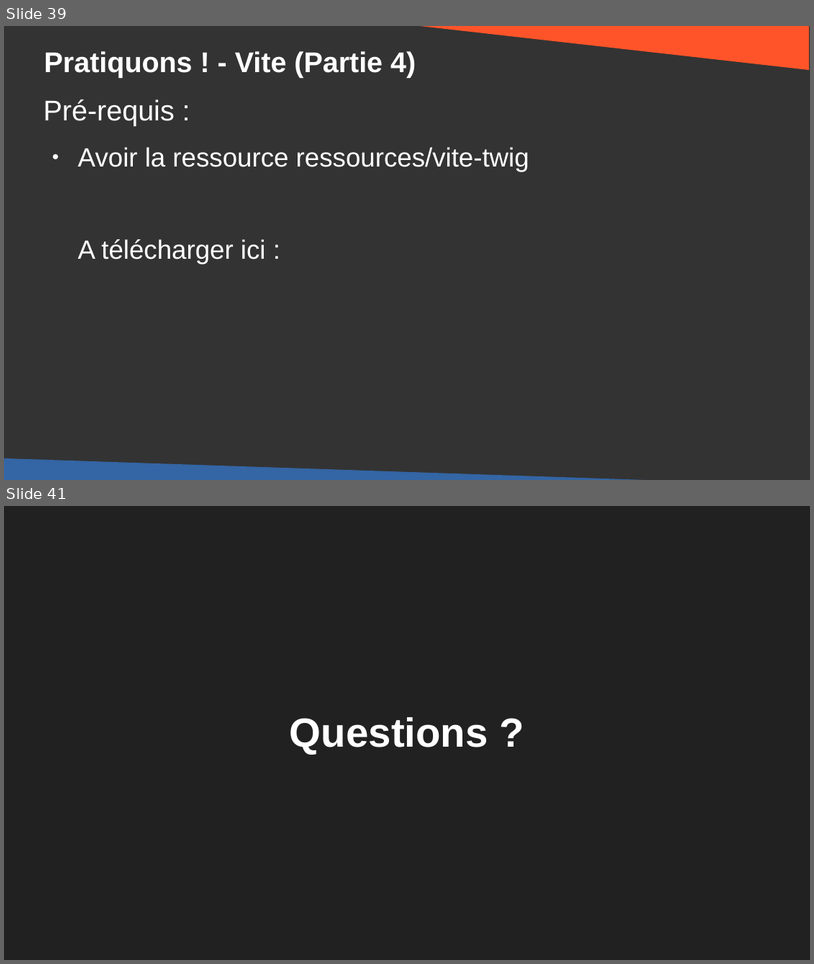
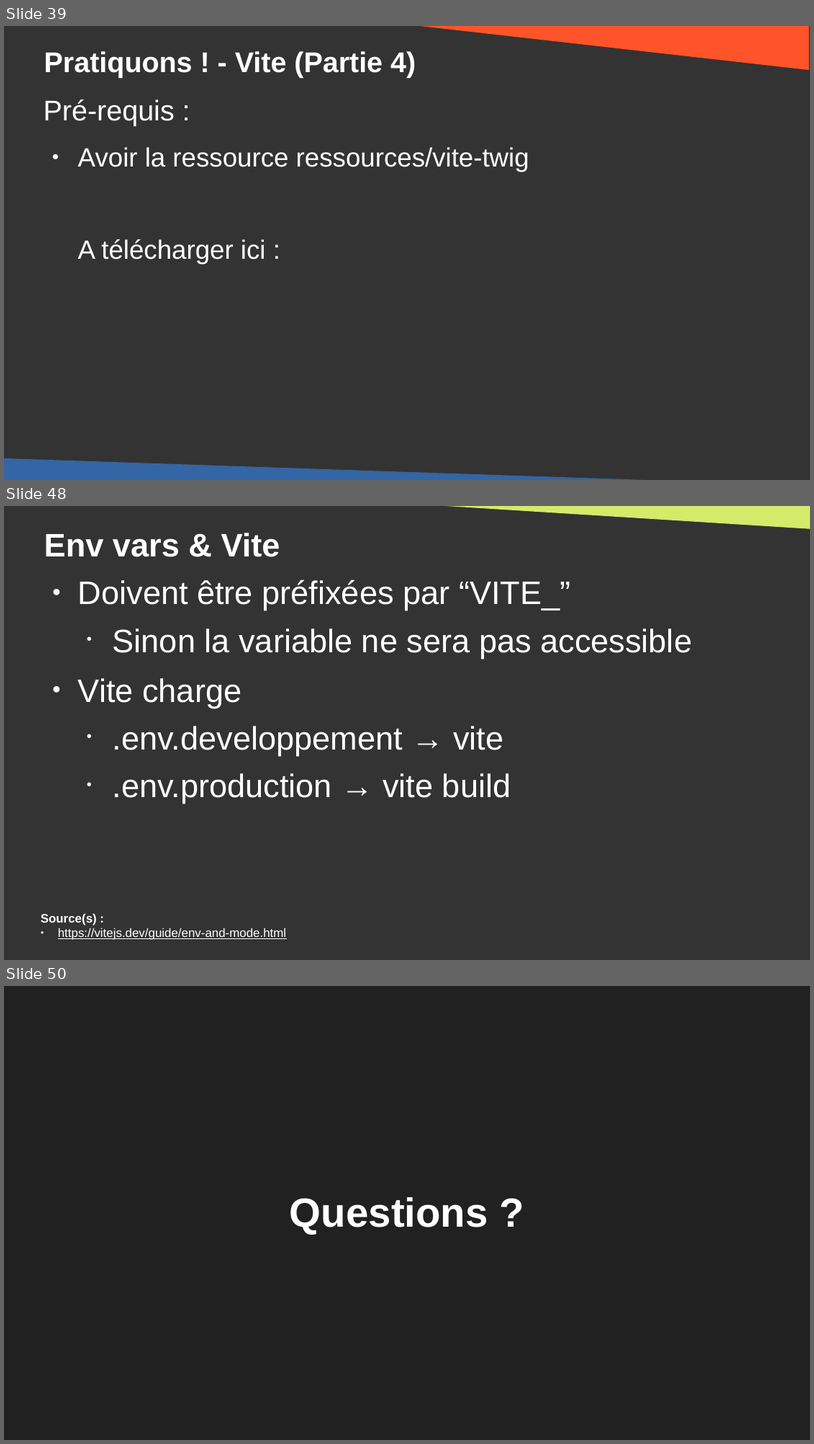
Before and after one commit to DanYellow/cours, a slide deck: developpement-front-s5/travaux-pratiques/numero-4/presentation.odp. Shown one above the other, each under a label of ours: slides 39 and 41 before the commit, slides 39, 48 and 50 after it; the slides between them are not shown. The pictures are 814x964 and 814x1444 pixels, drawn with LibreOffice and Linux fonts; fonts in the diff are those of the drawing. Boxes give left, top, right and bottom in pixels: in the first picture for what was removed or moved away, otherwise in the second. Text is boxed around its words. In the diff, an @@ line names an element or a change of style, - is before the commit and + after.

Commit message:
developpement-front-s5 - Add slides about json management with vite

```diff
--- a/developpement-front-s5/travaux-pratiques/numero-4/presentation.odp
+++ b/developpement-front-s5/travaux-pratiques/numero-4/presentation.odp
@@ slide 48 added at (4,506,810,960), background #333333 @@
@@ right triangle added at (395,506,810,530), fill #D4EA6B @@
@@ title added at (44,533,280,557), 32 pt, text #FFFFFF, bold @@
+Env vars & Vite
@@ text added at (78,579,692,803), 32 pt, text #FFFFFF @@
+● Doivent être préfixées par “VITE_”
+  • Sinon la variable ne sera pas accessible
+● Vite charge
+  • .env.developpement → vite
+  • .env.production → vite build
@@ text added at (41,913,286,939), 12 pt, text #FFFFFF, underline @@
+Source(s) :
+● https://vitejs.dev/guide/env-and-mode.html
@@ what was slide 41 is now slide 50 @@
```
Also in this commit, not shown: 5 slides changed, 8 other slides added, 3 other files.
